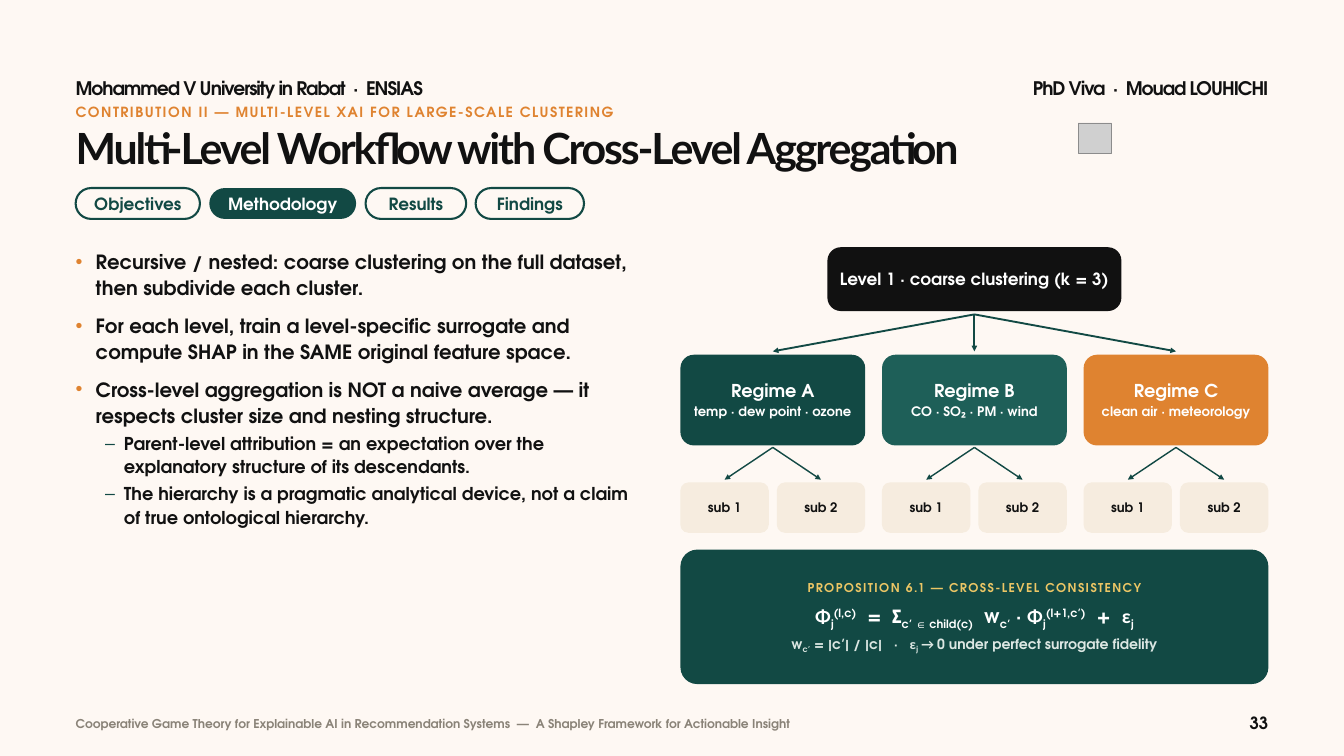
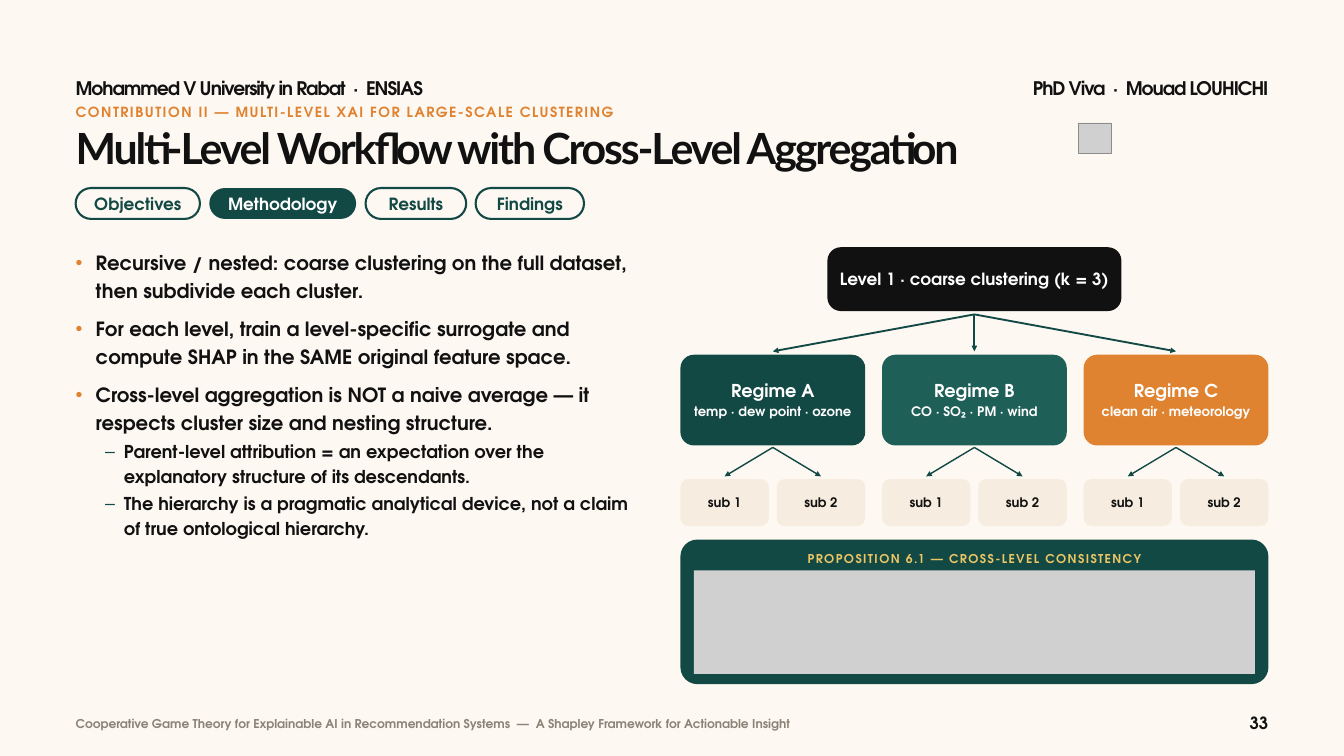
Before and after one commit to mouadlouhichi/phd-prep, a slide deck: slide 33 of try/MOUAD_LOUHICHI_VIVA_40min_BeigeGreen.pptx. Drawn at 1344x756 pixels with LibreOffice and Linux fonts; fonts in the diff are those of the drawing; grey boxes stand for pictures. Boxes give left, top, right and bottom in pixels: in the first picture for what was removed or moved away, otherwise in the second. Text is boxed around its words. In the diff, an @@ line names an element or a change of style, - is before the commit and + after.

Commit message:
VIVA deck: native editable equations (OMML + PNG fallback) and cleaner line spacing
- mathkit.py: LaTeX -> MathML -> OMML writer with mc:AlternateContent PNG fallback
- layouts.equation(): measured, auto-fitted equation boxes; 33 equations on slides 22, 33, 34, 44-48, 52, 53
- body line pitch raised to 1.40x (1.48x with sub/superscripts); real superscripts for k*, X_S, L_u
- rebuilt MOUAD_LOUHICHI_VIVA_40min_BeigeGreen.pptx (64 slides)

```diff
--- a/try/MOUAD_LOUHICHI_VIVA_40min_BeigeGreen.pptx
+++ b/try/MOUAD_LOUHICHI_VIVA_40min_BeigeGreen.pptx
@@ text "Recursive / nested: coarse clustering ..." at (96, 255, 628, 539): line spacing 28.1pt to 29.4pt; line spacing 25.5pt to 26.6pt @@
@@ arrow moved from (773, 448) - (724, 480) to (773, 448) - (724, 476) @@
@@ arrow moved from (773, 448) - (821, 480) to (773, 448) - (821, 476) @@
@@ arrow moved from (974, 448) - (926, 480) to (974, 448) - (926, 476) @@
@@ arrow moved from (974, 448) - (1023, 480) to (974, 448) - (1023, 476) @@
@@ arrow moved from (1176, 448) - (1128, 480) to (1176, 448) - (1128, 476) @@
@@ arrow moved from (1176, 448) - (1224, 480) to (1176, 448) - (1224, 476) @@
@@ rounded rectangle "sub 1": place and size @@
-rounded rectangle "sub 1" at (680, 482, 768, 533)
+rounded rectangle "sub 1" at (680, 479, 768, 526)
@@ rounded rectangle "sub 2": place and size @@
-rounded rectangle "sub 2" at (777, 482, 865, 533)
+rounded rectangle "sub 2" at (777, 479, 865, 526)
@@ rounded rectangle "sub 1": place and size @@
-rounded rectangle "sub 1" at (882, 482, 970, 533)
+rounded rectangle "sub 1" at (882, 479, 970, 526)
@@ rounded rectangle "sub 2": place and size @@
-rounded rectangle "sub 2" at (978, 482, 1066, 533)
+rounded rectangle "sub 2" at (978, 479, 1066, 526)
@@ rounded rectangle "sub 1": place and size @@
-rounded rectangle "sub 1" at (1083, 482, 1171, 533)
+rounded rectangle "sub 1" at (1083, 479, 1171, 526)
@@ rounded rectangle "sub 2": place and size @@
-rounded rectangle "sub 2" at (1180, 482, 1268, 533)
+rounded rectangle "sub 2" at (1180, 479, 1268, 526)
@@ proportions changed in 7 elements at (680, 479, 768, 526), (777, 479, 865, 526), (882, 479, 970, 526), (978, 479, 1066, 526), (1083, 479, 1171, 526), (1180, 479, 1268, 526), (680, 540, 1268, 684) @@
@@ rounded rectangle: place and size @@
-rounded rectangle at (680, 550, 1268, 684)
+rounded rectangle at (680, 540, 1268, 684)
@@ text added at (906, 554, 925, 563), 13 pt, text #ECC665, bold @@
+PROPOSITION 6.1 — CROSS-LEVEL CONSISTENCY
@@ picture added at (694, 571, 1255, 641) @@
@@ text in rounded rectangle at (803, 583, 1158, 652): text removed @@
-PROPOSITION 6.1 — CROSS-LEVEL CONSISTENCY
-Φj(l,c) = Σc′ ∈ child(c) wc′ · Φj(l+1,c′) + εj
-wc′ = |c′| / |c| · εj → 0 under perfect surrogate fidelity
@@ picture added at (694, 640, 1255, 674) @@
```
Also in this commit, not shown: 48 other slides changed, 5 other files.
